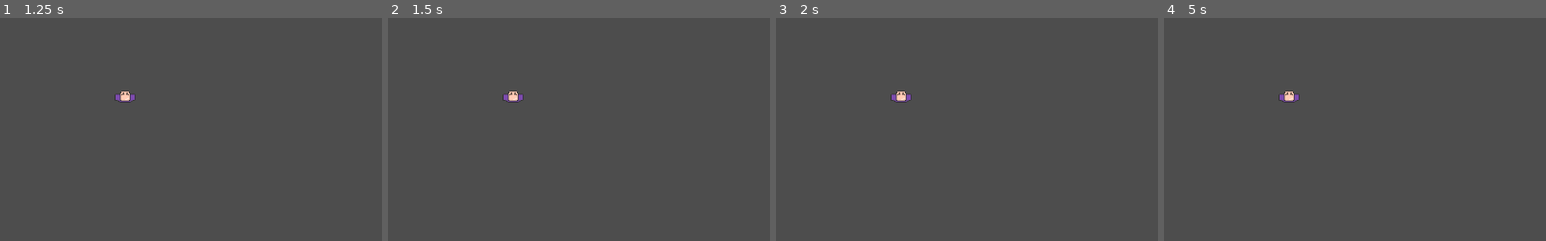
Above: before the commit, frames 1-4 (left to right).
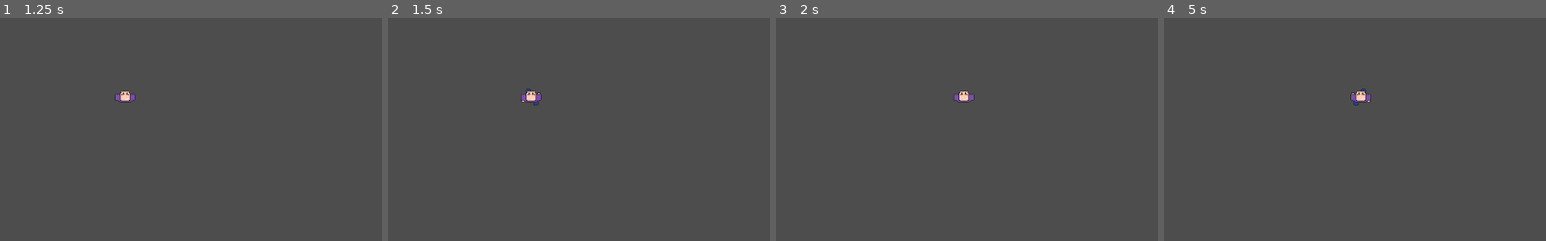
Above: after the commit, the same moments.

Repository: JessicaCC-gd/GGJ2024-2_4_1
Game: Godot game, scene res://main_menu.tscn
Two runs of this game, one before a commit and one after it. Both use one fixed random seed, a clock stepped at 60 frames per second and the inputs below.
Inputs:
- Up to frame 1 (1.25 s): click "Play" at 0.5 s
- Up to frame 2 (1.5 s): tap Enter at 1.25 s; hold Right (move_right) from 1.28 s (still down)
- Up to frame 3 (2 s): keep holding Right (move_right)
- Up to frame 4 (5 s): release Right (move_right) at 2.03 s; hold Down (move_down) 2.03-2.78 s; tap Space at 2.75 s; hold Right (move_right) 2.78-3.53 s; hold Up (move_up) 3.53-4.28 s; hold Left (move_left) from 4.28 s (still down)
The pictures show only the part of the screen within x 30-80%, y 21-71%; the shares and areas given below are measured in that part.

Frame 1 is identical in both runs. In frame 2, 0.4% of the frame differs, in the area x 30-41%, y 31-40%; in frame 3, 0.4%; in frame 4, 0.5%, in the area x 30-55%, y 31-40%.
Error before the commit: Parse Error: Expected identifier after "." for attribute access. (res://player.gd:11)

Commit message:
Player animation

Diff:
--- a/player.gd
+++ b/player.gd
@@ -1,5 +1,7 @@
 extends CharacterBody2D
 
+
+@onready var _animated_sprite = $AnimatedSprite2D
 
 # Get the gravity from the project settings to be synced with RigidBody nodes.
 var vel : Vector2 = Vector2()
@@ -8,18 +10,24 @@
 func _physics_process(delta):
 	var input = Vector2()
 	if Input.is_action_pressed("move_up") :
-		$AnimationPlayer.
-		input.y -=
+		_animated_sprite.play("walk")
+		input.y -= 1
 		input.x = 0
 	elif Input.is_action_pressed("move_down"):
+		_animated_sprite.play("walk")
 		input.y += 1
 		input.x = 0
 	elif Input.is_action_pressed("move_left"):
+		_animated_sprite.play("walk")
 		input.x -= 1
 		input.y = 0
 	elif Input.is_action_pressed("move_right"):
+		_animated_sprite.play("walk")
 		input.x += 1
 		input.y = 0
+	else:
+		_animated_sprite.play("idle")
+
 	var dir = (transform.y * input.y + transform.x * input.x)
 	vel.x = dir.x * moveSpeed
 	vel.y = dir.y * moveSpeed
--- a/player.tscn
+++ b/player.tscn
@@ -1,48 +1,58 @@
-[gd_scene load_steps=7 format=3 uid="uid://d1mse10v0ltx4"]
+[gd_scene load_steps=10 format=3 uid="uid://ciyh5lb3xayrd"]
 
 [ext_resource type="Script" path="res://player.gd" id="1_axhjp"]
-[ext_resource type="Texture2D" uid="uid://bu4q2xw6wcqhi" path="res://assets/sprites/player_walk.png" id="1_melsa"]
+[ext_resource type="Texture2D" uid="uid://dq4k2skts0vk" path="res://assets/sprites/player_walk.png" id="1_melsa"]
 
 [sub_resource type="CapsuleShape2D" id="CapsuleShape2D_hspqp"]
 radius = 15.0
 
-[sub_resource type="Animation" id="Animation_3ab6c"]
-resource_name = "walk"
-length = 0.4
-loop_mode = 1
-tracks/0/type = "value"
-tracks/0/imported = false
-tracks/0/enabled = true
-tracks/0/path = NodePath(".:frame")
-tracks/0/interp = 1
-tracks/0/loop_wrap = true
-tracks/0/keys = {
-"times": PackedFloat32Array(0, 0.1, 0.2, 0.3),
-"transitions": PackedFloat32Array(1, 1, 1, 1),
-"update": 1,
-"values": [0, 1, 2, 3]
-}
+[sub_resource type="AtlasTexture" id="AtlasTexture_irrv4"]
+atlas = ExtResource("1_melsa")
+region = Rect2(32, 0, 32, 32)
 
-[sub_resource type="Animation" id="Animation_ftxtx"]
-length = 0.001
-tracks/0/type = "value"
-tracks/0/imported = false
-tracks/0/enabled = true
-tracks/0/path = NodePath(".:frame")
-tracks/0/interp = 1
-tracks/0/loop_wrap = true
-tracks/0/keys = {
-"times": PackedFloat32Array(0),
-"transitions": PackedFloat32Array(1),
-"update": 1,
-"values": [1]
-}
+[sub_resource type="AtlasTexture" id="AtlasTexture_868ix"]
+atlas = ExtResource("1_melsa")
+region = Rect2(0, 0, 32, 32)
 
-[sub_resource type="AnimationLibrary" id="AnimationLibrary_m5exp"]
-_data = {
-"RESET": SubResource("Animation_ftxtx"),
-"walk": SubResource("Animation_3ab6c")
-}
+[sub_resource type="AtlasTexture" id="AtlasTexture_jvd8u"]
+atlas = ExtResource("1_melsa")
+region = Rect2(32, 0, 32, 32)
+
+[sub_resource type="AtlasTexture" id="AtlasTexture_54cie"]
+atlas = ExtResource("1_melsa")
+region = Rect2(64, 0, 32, 32)
+
+[sub_resource type="AtlasTexture" id="AtlasTexture_p5ac4"]
+atlas = ExtResource("1_melsa")
+region = Rect2(96, 0, 32, 32)
+
+[sub_resource type="SpriteFrames" id="SpriteFrames_i5rjt"]
+animations = [{
+"frames": [{
+"duration": 1.0,
+"texture": SubResource("AtlasTexture_irrv4")
+}],
+"loop": true,
+"name": &"idle",
+"speed": 5.0
+}, {
+"frames": [{
+"duration": 1.0,
+"texture": SubResource("AtlasTexture_868ix")
+}, {
+"duration": 1.0,
+"texture": SubResource("AtlasTexture_jvd8u")
+}, {
+"duration": 1.0,
+"texture": SubResource("AtlasTexture_54cie")
+}, {
+"duration": 1.0,
+"texture": SubResource("AtlasTexture_p5ac4")
+}],
+"loop": true,
+"name": &"walk",
+"speed": 5.0
+}]
 
 [node name="Player" type="CharacterBody2D"]
 script = ExtResource("1_axhjp")
@@ -50,13 +60,6 @@
 [node name="CollisionShape2D" type="CollisionShape2D" parent="."]
 shape = SubResource("CapsuleShape2D_hspqp")
 
-[node name="Sprite2D" type="Sprite2D" parent="."]
-texture = ExtResource("1_melsa")
-hframes = 4
-frame = 1
-
-[node name="AnimationPlayer" type="AnimationPlayer" parent="."]
-root_node = NodePath("../Sprite2D")
-libraries = {
-"": SubResource("AnimationLibrary_m5exp")
-}
+[node name="AnimatedSprite2D" type="AnimatedSprite2D" parent="."]
+sprite_frames = SubResource("SpriteFrames_i5rjt")
+animation = &"idle"
Not shown, added: assets/sprites/ui.png.import
Not shown: 1 places in level.tscn that only renumber resources
Not shown: 1 places in main_menu.tscn that only renumber resources
